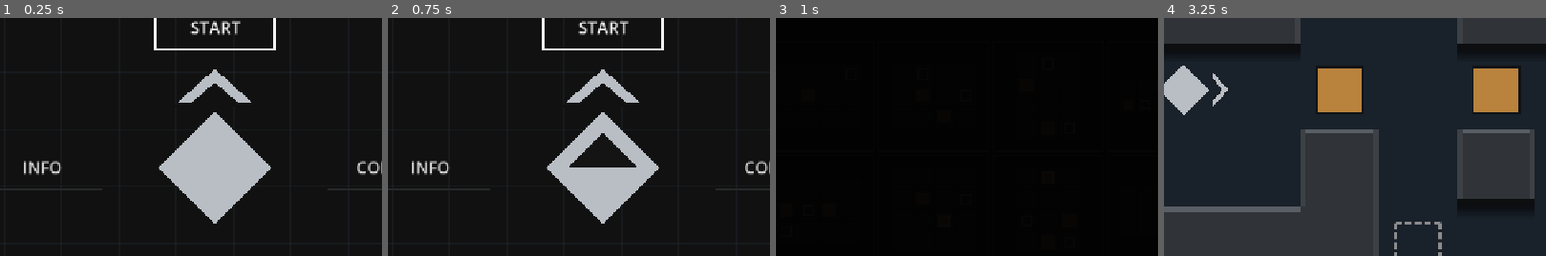
Above: before the commit, frames 1-4 (left to right).
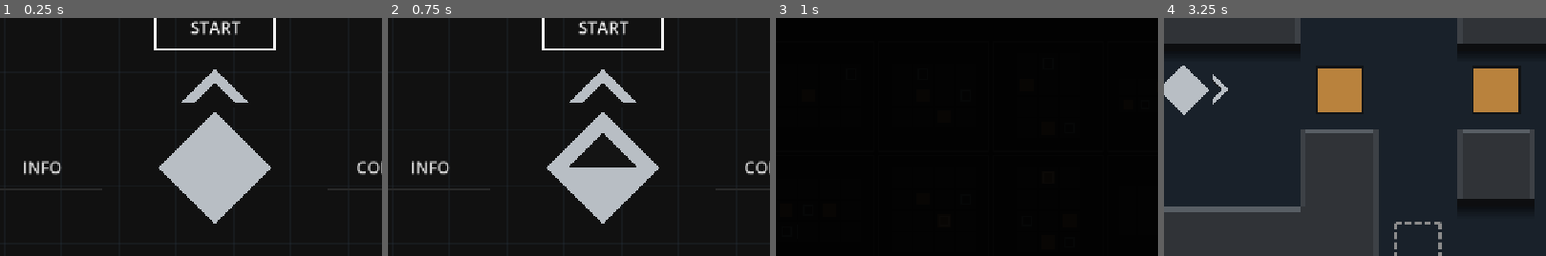
Above: after the commit, the same moments.

Repository: Periodev/DIR_03
Game: Godot game, scene res://scenes/title_screen.tscn
Same seed, same stepped clock (60 frames per second), same inputs: the game is played once before the commit and once after it.
Inputs (mouse positions are % of the whole screen's width and height, from its top left):
- Up to frame 1 (0.25 s): no input
- Up to frame 2 (0.75 s): tap Enter at 0.5 s; move the mouse to (72, 45) at 0.52 s; hold Right (move_right) from 0.53 s (still down); hold X (install_vector) from 0.53 s (still down)
- Up to frame 3 (1 s): keep holding Right (move_right); keep holding X (install_vector)
- Up to frame 4 (3.25 s): move the mouse to (30, 55) at 1.27 s; release Right (move_right) at 1.28 s; release X (install_vector) at 1.28 s; hold Down (move_down) 1.28-2.03 s; tap Space (trigger_vector) at 1.35 s; tap F5 (reset_level) at 2, 2.75 s; move the mouse to (60, 28) at 2.02 s; hold Right (move_right) 2.03-2.78 s; hold Z (undo_command) 2.03-2.78 s; move the mouse to (45, 70) at 2.77 s; hold Up (move_up) from 2.78 s (still down); tap Enter at 2.85 s
The pictures show only the part of the screen within x 22-72%, y 25-75%; the shares and areas given below are measured in that part.

The runs differ from the first frame. In frame 1, 0.2% of the frame differs, in the area x 46-66%, y 24-36%; in frame 2, 0.2%; in frame 3, nothing differs; in frame 4, less than 0.1%.

Commit message:
Square off facing chevron tip and smooth edges with 2x MSAA
The shared chevron shape (title menu, world map, player facing
indicator) had a ~95.4 degree tip from mismatched length/depth
ratios; squaring it to 90 degrees plus light MSAA reduces jaggies
at 1280x720 and below without the frame cost of 4x MSAA.

Co-Authored-By: Claude Sonnet 5 <noreply@anthropic.com>

Diff:
--- a/project.godot
+++ b/project.godot
@@ -30,6 +30,10 @@
 window/size/viewport_height=800
 window/stretch/mode="canvas_items"
 window/stretch/aspect="keep"
+
+[rendering]
+
+anti_aliasing/quality/msaa_2d=1
 
 [input]
 
--- a/scripts/visual_style.gd
+++ b/scripts/visual_style.gd
@@ -25,7 +25,7 @@
 const PLAYER_TRI_H_RATIO := 0.20
 const PLAYER_TRI_W_RATIO := PLAYER_TRI_H_RATIO * 2.0
 const STORED_VECTOR_OFFSET_RATIO := PLAYER_TRI_H_RATIO / 2.0
-const FACING_CHV_LEN_RATIO := 0.44
+const FACING_CHV_LEN_RATIO := 0.40
 const FACING_CHV_DEPTH_RATIO := 0.20
 const FACING_CHV_STROKE_RATIO := 0.40
 const FACING_CHV_GAP_RATIO := 0.026
Not shown, changed: tools/verify_v11_static.ps1
